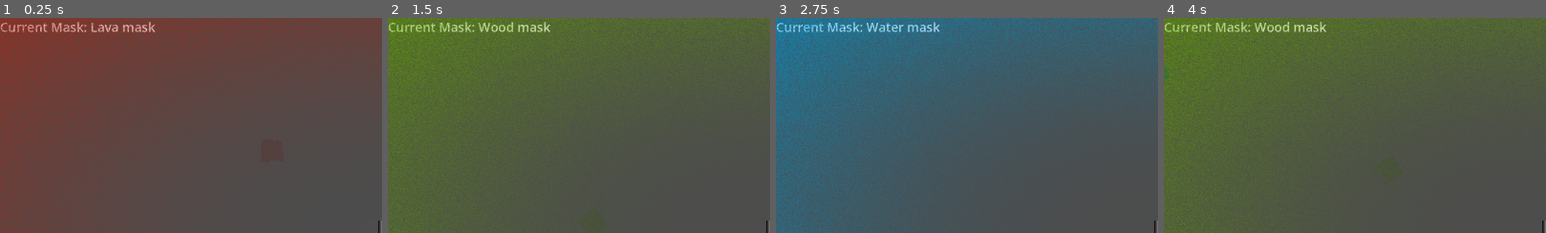
Above: before the commit, frames 1-4 (left to right).
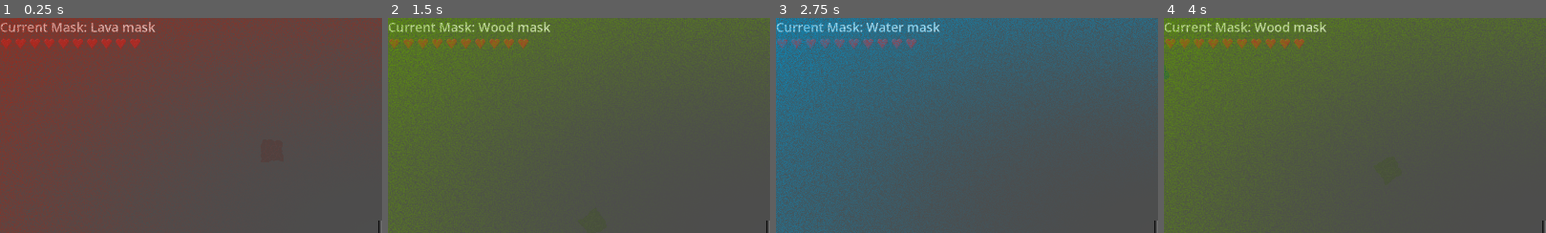
Above: after the commit, the same moments.

Repository: ccoors/mask
Game: Godot game, scene res://scenes/main_scene.tscn
The game is run twice, just before and just after one commit, with the same random seed, the same clock (stepped at 60 frames per second) and the same inputs.
Inputs:
- Up to frame 1 (0.25 s): no input
- Up to frame 2 (1.5 s): hold Right (right) 0.53-1.28 s; tap 1 (mask_1) at 0.6 s; hold Down (down) from 1.28 s (still down); tap 2 (mask_2) at 1.35 s
- Up to frame 3 (2.75 s): release Down (down) at 2.03 s; hold Right (right) from 2.03 s (still down); tap 3 (mask_3) at 2.1 s
- Up to frame 4 (4 s): release Right (right) at 2.78 s; hold Up (up) 2.78-3.53 s; tap 1 (mask_1) at 2.85 s; hold Left (left) from 3.53 s (still down); tap 2 (mask_2) at 3.6 s
The pictures show only the part of the screen within x 0-50%, y 0-50%; the shares and areas given below are measured in that part.

The runs differ from the first frame. In frame 1, 0.8% of the frame differs, in the area x 0-37%, y 9-15%; in frame 2, 0.8%; in frame 3, 0.8%; in frame 4, 0.8%.

Commit message:
feat: health system

Diff:
--- /dev/null
+++ b/scenes/health_display.gd
@@ -0,0 +1,17 @@
+extends HBoxContainer
+
+var health: int = 0
+
+func set_health(new_health: int):
+    health = new_health
+    var icons = get_tree().get_nodes_in_group("health_icon")
+    if icons.size() == new_health:
+        return
+    elif icons.size() > new_health:
+        for i in icons.slice(new_health + 1):
+            i.queue_free()
+    else:
+        for i in range(new_health - icons.size()):
+            var t = %template.duplicate()
+            add_child(t)
+            t.visible = true
--- a/scenes/main_scene.tscn
+++ b/scenes/main_scene.tscn
@@ -46,3 +46,5 @@
 offset_bottom = -495.0
 grow_horizontal = 1
 grow_vertical = 1
+
+[connection signal="health_changed" from="player" to="player/Camera2D/UI" method="update_health"]
--- a/scenes/player.gd
+++ b/scenes/player.gd
@@ -1,11 +1,21 @@
 extends CharacterBody2D
 
+signal health_changed(new_health: int)
 
 const SPEED = 500.0
 const ROTATION_SPEED = 5;
 
+@export var health: int = 10
+
 func _ready() -> void:
     set_mask(0)
+    health_changed.emit(health)
+
+func hit():
+    health -= 1
+    if health <= 0:
+        pass
+    health_changed.emit(health)
 
 func set_mask(idx: int) -> void:
     var mask = GLOBALS.MASKS[idx]
--- a/scenes/ui.gd
+++ b/scenes/ui.gd
@@ -2,3 +2,6 @@
 
 func set_mask(mask: Dictionary):
     %mask_label.text = "Current Mask: %s" % mask["name"]
+
+func update_health(new_health: int):
+    %health_display.set_health(new_health)
--- a/scenes/ui.tscn
+++ b/scenes/ui.tscn
@@ -1,8 +1,10 @@
 [gd_scene format=3 uid="uid://cd1n8io8yoe1u"]
 
 [ext_resource type="Script" uid="uid://exgqi7sa5v2u" path="res://scenes/ui.gd" id="1_nt7q6"]
+[ext_resource type="Script" uid="uid://coxeshugdi0y3" path="res://scenes/health_display.gd" id="2_yev5y"]
+[ext_resource type="Texture2D" uid="uid://d1nitguolvj17" path="res://assets/sprites/heart.png" id="3_gdt2y"]
 
-[node name="UI" type="VFlowContainer" unique_id=214917193]
+[node name="UI" type="VBoxContainer" unique_id=1738480111]
 anchors_preset = 15
 anchor_right = 1.0
 anchor_bottom = 1.0
@@ -15,3 +17,14 @@
 layout_mode = 2
 theme_override_font_sizes/font_size = 32
 text = "Current Mask:"
+
+[node name="health_display" type="HBoxContainer" parent="." unique_id=611893491]
+unique_name_in_owner = true
+layout_mode = 2
+script = ExtResource("2_yev5y")
+
+[node name="template" type="TextureRect" parent="health_display" unique_id=1988670441]
+unique_name_in_owner = true
+visible = false
+layout_mode = 2
+texture = ExtResource("3_gdt2y")
Binary file added: assets/sprites/heart.aseprite
Binary file added: assets/sprites/heart.png
Not shown, added: assets/sprites/heart.png.import
Not shown, added: assets/tiles/tile_template.png.import
Not shown, added: assets/tiles/tile_template.svg.import
Not shown, added: scenes/health_display.gd.uid
